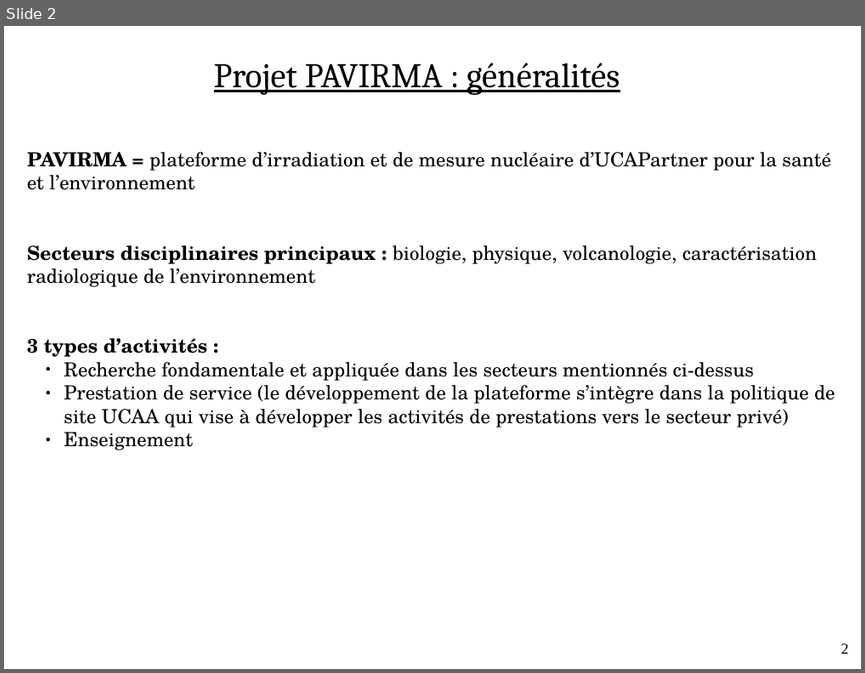
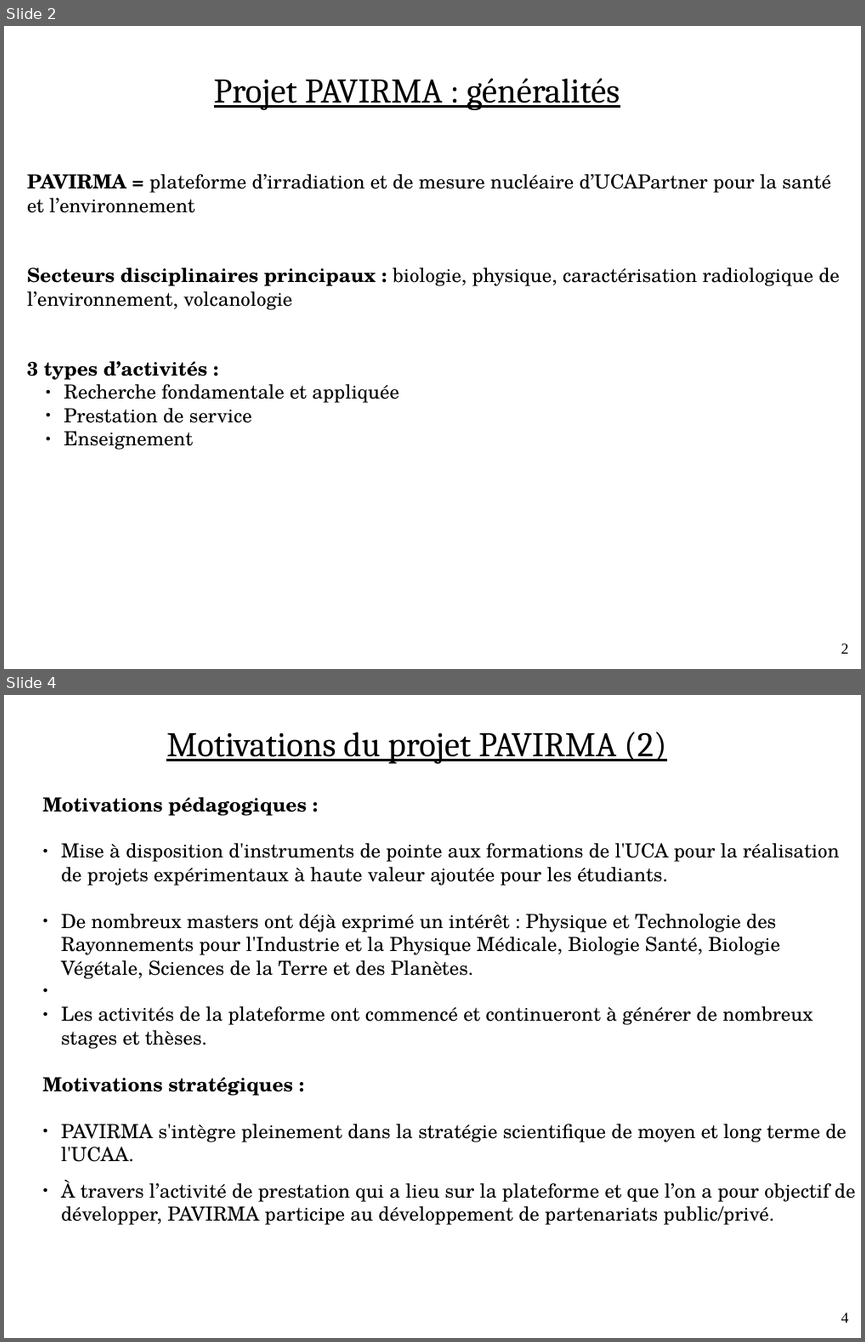
Before and after one commit to ebusato/talks-pavirma, a slide deck: 2020-11-10_SlidesPourCAM/pavirma.odp. Shown one above the other, each under a label of ours: slide 2 before the commit, slides 2 and 4 after it; the slides between them are not shown. The pictures are 865x673 and 865x1342 pixels, drawn with LibreOffice and Linux fonts; fonts in the diff are those of the drawing. Boxes give left, top, right and bottom in pixels: in the first picture for what was removed or moved away, otherwise in the second. Text is boxed around its words. In the diff, an @@ line names an element or a change of style, - is before the commit and + after.

```diff
--- a/2020-11-10_SlidesPourCAM/pavirma.odp
+++ b/2020-11-10_SlidesPourCAM/pavirma.odp
@@ slide 4 added at [4,695,861,1338], background #FFFFFF @@
@@ text added at [166,732,666,764], 32 pt, text #000000, underline @@
+Motivations du projet PAVIRMA (2)
@@ text added at [43,797,856,1225], 18 pt, text #000000 @@
+Motivations pédagogiques :
+● Mise à disposition d'instruments de pointe aux formations de l'UCA pour la réalisation de projets expérimentaux à haute valeur ajoutée pour les étudiants.
+● De nombreux masters ont déjà exprimé un intérêt : Physique et Technologie des Rayonnements pour l'Industrie et la Physique Médicale, Biologie Santé, Biologie Végétale, Sciences de la Terre et des Planètes.
+● Les activités de la plateforme ont commencé et continueront à générer de nombreux stages et thèses.
+Motivations stratégiques :
+● PAVIRMA s'intègre pleinement dans la stratégie scientifique de moyen et long terme de l'UCAA.
+● À travers l’activité de prestation qui a lieu sur la plateforme et que l’on a pour objectif de développer, PAVIRMA participe au développement de partenariats public/privé.
@@ page number added at [841,1312,849,1322], 14 pt, text #000000 @@
+4
@@ slide 2 changed as well @@
@@ text "Projet PAVIRMA : généralités": place and size @@
-text "Projet PAVIRMA : généralités" at [214,63,619,95]
+text "Projet PAVIRMA : généralités" at [214,78,619,110]
@@ text "PAVIRMA = plateforme d’irradiation et ...": place and size @@
-text "PAVIRMA = plateforme d’irradiation et ..." at [27,152,835,450]
+text "PAVIRMA = plateforme d’irradiation et ..." at [27,174,840,449]
@@ text at [27,267,840,310]: text changed @@
-Secteurs disciplinaires principaux : biologie, physique, volcanologie, caractérisation radiologique de l’environnement
+Secteurs disciplinaires principaux : biologie, physique, caractérisation radiologique de l’environnement, volcanologie
@@ text at [64,384,399,423]: text changed @@
-  ● Recherche fondamentale et appliquée dans les secteurs mentionnés ci-dessus
-  ● Prestation de service (le développement de la plateforme s’intègre dans la politique de site UCAA qui vise à développer les activités de prestations vers le secteur privé)
+  ● Recherche fondamentale et appliquée
+  ● Prestation de service
```
Also in this commit, not shown: 2 other slides changed, 1 other slide added, 2 other files.
